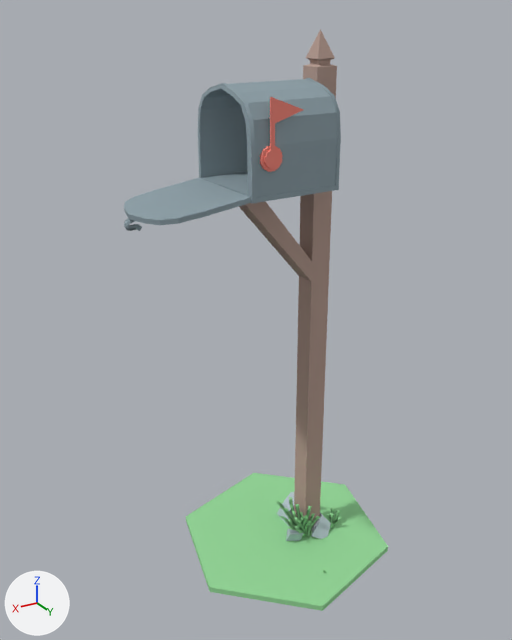
The FBX model Assets/Models/mailbox.fbx, before and after one commit.
The view is the same before and after, from a camera (50 mm lens) standing at (4.39, 7.43, 2.8) and looking at (-0.16, -0.16, -0.99). Lighting does not change. The marker at lower left points along +X, +Y and +Z. Where no turn or scale is listed for an object, it has been applied to the vertices. Vertices at the same position are counted once.
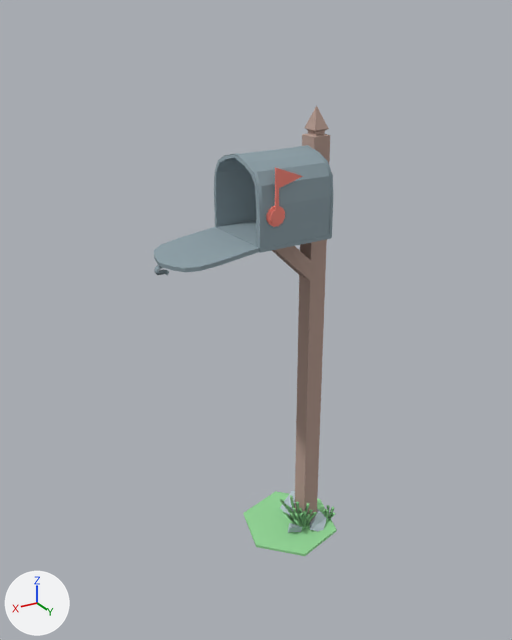
What the commit changed:
me_mesh_004 has 21 vertices, 21 faces and spans x -1.14..-0.8, y -0.12..0.18, z -4.92..2.65.
me_mesh_004 is used by ob_mesh_1018199070; location (0.0, 0.0, 0.0).
me_mesh_004 part 3: the whole mesh is scaled about its middle by (0.861, 0.863, 0.832), then moved by (0.04, 0.02, -0.24).
me_mesh_003 has 54 vertices, 43 faces and spans x -0.251..0.285, y 0.668..0.734, z 1.199..2.001.
me_mesh_003 is used by ob_mesh_62313567; location (0.0, 0.0, 0.0).
me_mesh_003 part 5: the whole mesh is scaled about its middle by 0.863, then moved by (-0.096, -0.071, -0.721).
me_mesh_008 has 12 vertices, 8 faces and spans x -2.16..0.95, y -1.61..1.53, z -4.75..-4.65.
me_mesh_008 is used by ob_mesh_2098010904; location (0.0, 0.0, 0.0).
me_mesh_008 part 7: the whole mesh is multiplied about its middle by the matrix ((0.461, 0.013, 0.004), (-0.013, 0.461, 0.016), (-0.003, -0.016, 0.461)), then moved by (-0.09, 0.01, 0.18).
me_mesh_002 has 67 vertices, 79 faces and spans x 1.481..1.681, y 0.023..0.111, z 0.566..0.772.
me_mesh_002 is used by ob_mesh_1044609393; location (0.0, 0.0, 0.0).
me_mesh_002 part 1: the whole mesh is scaled about its middle by 0.863, then moved by (-0.31, 0.016, -0.594).
me_mesh has 133 vertices, 137 faces and spans x -0.836..0.433, y -0.588..0.686, z 0.863..2.11.
me_mesh is used by ob_mesh_2028911354; location (0.0, 0.0, 0.0).
me_mesh part 4: the whole mesh is scaled about its middle by 0.863, then moved by (-0.066, 0.018, -0.706).
me_mesh_001 has 22 vertices, 13 faces and spans x 0.397..1.636, y -0.554..0.688, z 0.712..0.933.
me_mesh_001 is used by ob_mesh_513383197; location (0.0, 0.0, 0.0).
me_mesh_001 part 6: the whole mesh is scaled about its middle by 0.863, then moved by (-0.233, 0.016, -0.615).
me_mesh_038 is used by ob_mesh_804677075; location (0.0, 0.0, 0.0).
me_mesh_038 had 8 vertices, 6 faces and spanned x -0.823..0.361, y -0.109..0.303, z -0.472..0.865.
me_mesh_038 no longer uses material mat_material_20___7371_038 (beige #b79c91).
me_mesh_038 now has 8 vertices, 11 faces and spans x -0.824..-0.053, y -0.087..0.224, z -0.459..0.257.
Part 2, on me_mesh_038:
6 vertices are removed from x -0.821..0.361, y -0.109..0.303, z -0.472..0.865.
6 faces are deleted.
6 vertices are added at (-0.822, -0.069, -0.459), (-0.074, -0.087, 0.25), (-0.342, 0.224, 0.254), (-0.824, -0.068, -0.163), (-0.053, 0.202, 0.248), (-0.364, -0.065, 0.257).
11 new faces join them.
me_mesh_038 now uses material mat_material_20___7371_004 (beige #b79c91).

Where the change shows, as pixel boxes (x1, y1, x2, y2) in the pictures (512 x 640 px):
'mesh_2028911354', mesh rescaled (17% narrower, 13% shorter): before (198, 78, 341, 203); after (214, 145, 333, 253)
'mesh_2098010904', reshaped (54% narrower, 53% shorter): before (186, 473, 388, 611); after (244, 491, 337, 556)
'mesh_1018199070', mesh rescaled (18% narrower, 17% shorter): before (294, 29, 337, 530); after (295, 105, 330, 521)
'mesh_513383197', mesh rescaled (17% narrower): before (124, 178, 251, 225); after (154, 227, 259, 272)
'mesh_804677075', reshaped: before (239, 201, 312, 282); after (272, 246, 311, 280)
'mesh_62313567', mesh rescaled (18% narrower, 20% shorter): before (260, 97, 304, 172); after (266, 167, 302, 227)
'mesh_1044609393', mesh rescaled (16% narrower, 21% shorter): before (124, 218, 142, 231); after (154, 265, 169, 275)
